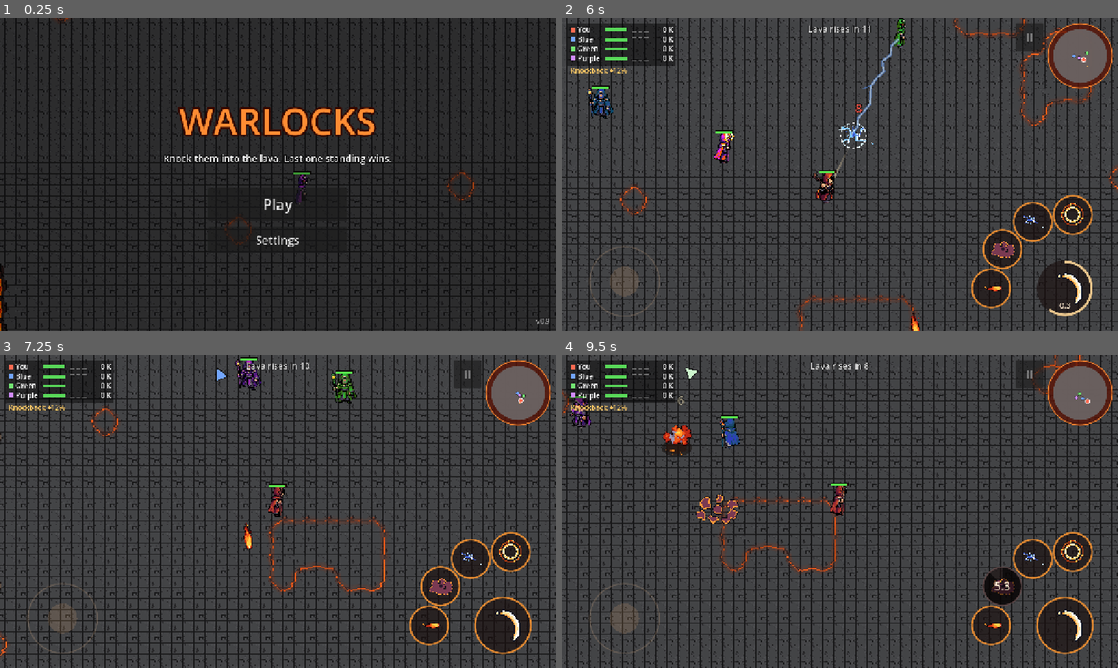
Above: before the commit, frames 1-4 (two rows, left to right).
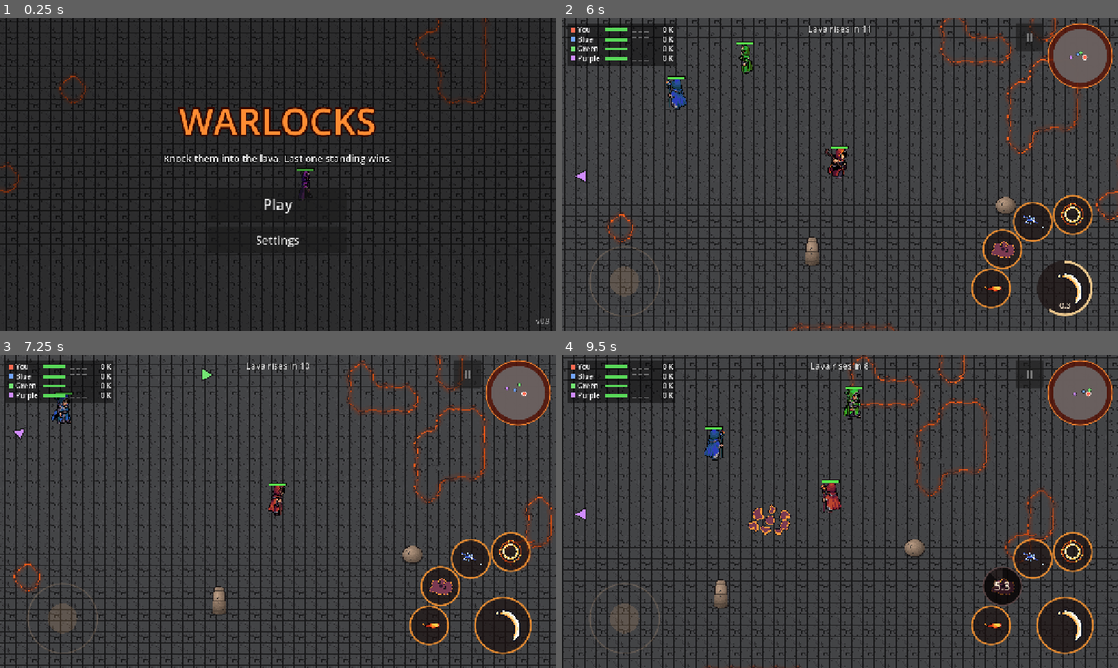
Above: after the commit, the same moments.

Repository: MariosToump/warlocks_on_android
Game: Godot game, scene res://scenes/game.tscn
Same seed, same stepped clock (60 frames per second), same inputs: the game is played once before the commit and once after it.
Inputs (mouse positions are in pixels of both pictures, inside the frame that each line leads up to):
- Up to frame 1 (0.25 s): no input
- Up to frame 2 (6 s): click "Play" at 0.5 s; tap Enter at 1.25 s; move the mouse to (962, 158) at 1.27 s; hold D (move_right) 1.28-2 s; hold A (attack) 1.28-2 s; click (962, 158) at 1.42 s; click "II" at 2 s; click "Restart match" at 2.75 s; tap Space at 3.5 s; drag from (728, 190) to (812, 237) at 3.52 s; move the mouse to (895, 105) at 4.27 s; hold D (move_right) 4.28-5 s; hold A (attack) 4.28-5 s; tap Down (cam_down) at 4.35 s; drag from (812, 237) to (673, 127) at 5.02 s; move the mouse to (1006, 221) at 5.77 s; hold S (move_down) from 5.78 s (still down); hold A (attack) from 5.78 s (still down); tap Right (cam_right) at 5.85 s
- Up to frame 3 (7.25 s): release S (move_down) at 6.5 s; release A (attack) at 6.5 s; drag from (111, 464) to (194, 433) at 6.52 s
- Up to frame 4 (9.5 s): move the mouse to (867, 511) at 7.27 s; hold S (move_down) 7.28-8 s; hold A (attack) 7.28-8 s; click (867, 511) at 7.42 s; drag from (756, 433) to (728, 527) at 8.02 s; move the mouse to (962, 495) at 8.77 s; hold W (move_up) from 8.78 s (still down); hold A (attack) from 8.78 s (still down); tap Down (cam_down) at 8.85 s

The runs differ from the first frame. In frame 1, 22% of the frame differs, in the area x 0-100%, y 0-100%; in frame 2, 34%; in frame 3, 14%; in frame 4, 36%.

Commit message:
AI tuning from sims: Brawler waits outside lightning range, commits to the charge, gets impatient; softer aggressive mood; playtest mood stats
Co-Authored-By: Claude Opus 5.5 <noreply@anthropic.com>

Diff:
--- a/ai/personalities/brawler.tres
+++ b/ai/personalities/brawler.tres
@@ -7,8 +7,8 @@
 personality_name = "Brawler"
 preferred_distance = 50.0
 retreat_bias = 0.1
-weights = {"homing": 0.8, "blink_in": 1.4, "dodge": 1.4, "fireball": 0.5, "lightning": 1.4, "recover": 1.0, "reposition": 1.25, "shield": 1.1, "staff": 1.6}
-mood_odds = {"aggressive": 0.6, "cautious": 0.15, "opportunist": 0.25}
+weights = {"homing": 0.8, "blink_in": 1.4, "dodge": 1.4, "fireball": 0.8, "lightning": 1.4, "recover": 1.0, "reposition": 1.25, "shield": 1.1, "staff": 1.6}
+mood_odds = {"aggressive": 0.45, "cautious": 0.15, "opportunist": 0.4}
 risk_appetite = 1.0
 zigzag = true
 patient_charge = true
--- a/scripts/ai/ai_controller.gd
+++ b/scripts/ai/ai_controller.gd
@@ -47,12 +47,20 @@
 const OPPORTUNITY_TARGETING := 220.0
 ## Blink in from this far when the target is wide open (normally 220).
 const RISKY_BLINK := 300.0
-## Patient charge (Brawler): hold this far off until the target is this open,
-## or was seen throwing an attack spell this recently.
-const PATIENT_HOLD := 130.0
+## Patient charge (Brawler): wait just outside lightning range (ours, +this
+## margin) until the target is this open, threw a spell this recently, or used
+## its lightning recently enough that it's probably still recharging.
+const PATIENT_MARGIN := 20.0
 const PATIENT_OPENING := 0.4
 const PATIENT_SEEN := 1.2
-const ATTACK_SLOTS := ["Q", "E", "D"]
+const ATTACK_SLOTS := ["Q", "D"]
+## Patient charge: after waiting this long (rolled) with no opening he goes in
+## anyway, for CHARGE_TIME s; while charging, closing in counts this much more
+## than poking from range (commit to it).
+const PATIENCE_MIN := 3.0
+const PATIENCE_MAX := 5.0
+const CHARGE_TIME := 3.0
+const CHARGE_COMMIT := 1.6
 ## Zig-zag (Brawler): steps this long, this far to the side.
 const ZIG_STEP := 80.0
 const ZIG_SIDE := 40.0
@@ -81,6 +89,12 @@
 ## Zig-zag side (+1 / -1) and time until it flips.
 var _zig := 1.0
 var _zig_left := 0.0
+## Patient charge: time spent waiting for an opening, how long it will wait,
+## and when an impatient charge ends.
+var _waited := 0.0
+var _patience := randf_range(PATIENCE_MIN, PATIENCE_MAX)
+var _charge_until := -1.0
+var _last_think := 0.0
 ## Per projectile (instance id): [tries to dodge, would shield] rolled once.
 var _rolls := {}
 ## Per enemy (instance id) mid-cast: shield against this cast? Rolled once.
@@ -125,6 +139,9 @@
 	_think_left = randf() * profile.think_interval
 	memory.clear()
 	_watch_everyone()
+	_waited = 0.0
+	_charge_until = -1.0
+	_patience = randf_range(PATIENCE_MIN, PATIENCE_MAX)
 	_start_mood(AIMood.roll(personality.mood_odds))
 
 
@@ -145,19 +162,42 @@
 func preferred_distance() -> float:
 	var d := personality.preferred_distance
 	if personality.patient_charge and target and not _opening_to_charge():
-		d = maxf(d, PATIENT_HOLD)
+		d = maxf(d, _patient_hold())
 	d *= mood.distance_mult
 	return maxf(d, WATCH_DISTANCE) if watching() else d
 
 
-## Patient charge: is the target open, or did it just throw a spell?
+## Patient charge: wait just out of lightning reach (judged by our own).
+func _patient_hold() -> float:
+	var bolt := wizard.get_spell("E") as LightningSpell
+	return (bolt.max_range if bolt else 230.0) + PATIENT_MARGIN
+
+
+## Patient charge: is the target open, did it just throw a spell, or is its
+## lightning (the thing that punishes a charge) probably recharging?
 func _opening_to_charge() -> bool:
-	if opportunity(target) >= PATIENT_OPENING:
+	if _now < _charge_until:
+		return true # impatient: going in anyway
+	if opportunity(target) >= PATIENT_OPENING or _probably_down(target, "E"):
 		return true
 	for slot in ATTACK_SLOTS:
 		if memory.seen(target, slot) < PATIENT_SEEN:
 			return true
 	return false
+
+
+## Patient charge: count the wait; when patience runs out, charge anyway.
+func _update_patience(dt: float) -> void:
+	if not personality.patient_charge or target == null or _now < _charge_until:
+		return
+	if _opening_to_charge():
+		_waited = 0.0
+		return
+	_waited += dt
+	if _waited >= _patience:
+		_charge_until = _now + CHARGE_TIME
+		_waited = 0.0
+		_patience = randf_range(PATIENCE_MIN, PATIENCE_MAX)
 
 
 func _watch_everyone() -> void:
@@ -245,6 +285,8 @@
 
 func _think() -> void:
 	target = _pick_target()
+	_update_patience(_now - _last_think)
+	_last_think = _now
 	if watching() and (wizard.last_hit_at != _watch_hit_mark 			or (target and opportunity(target) >= WATCH_BREAK_OPPORTUNITY)):
 		_watch_until = _now # hit, or someone left wide open: join in
 	_danger = _danger_projectile()
@@ -262,6 +304,8 @@
 			s *= mood.attack_mult * go_for_it * (WATCH_ATTACK if watching() else 1.0)
 		elif action in DEFENCES:
 			s *= mood.defend_mult
+		elif action == "reposition" and personality.patient_charge and target 				and _opening_to_charge() and _target_distance() > preferred_distance() + 60.0:
+			s *= CHARGE_COMMIT
 		if action == current_action:
 			s += KEEP_ACTION_BONUS
 		scores[action] = s
--- a/scripts/ai/ai_mood.gd
+++ b/scripts/ai/ai_mood.gd
@@ -8,7 +8,7 @@
 ## name: [attack, defend, distance, risk, watch_min, watch_max]
 const TABLE := {
 	"neutral": [1.0, 1.0, 1.0, 1.0, 0.0, 0.0],
-	"aggressive": [1.2, 1.0, 0.8, 1.3, 0.0, 0.0],
+	"aggressive": [1.1, 1.0, 0.9, 1.15, 0.0, 0.0], # v0.10 sims: 1.2/0.8/1.3 lost far too often
 	"cautious": [0.85, 1.15, 1.25, 0.6, 2.0, 4.0],
 	"opportunist": [1.0, 1.0, 1.15, 1.5, 3.0, 5.0],
 }
--- a/tools/playtest.gd
+++ b/tools/playtest.gd
@@ -19,6 +19,10 @@
 var _m := {} ## this match's numbers
 var _all: Array[Dictionary] = []
 var _done := false
+## v0.10 moods: rounds played / won in each mood, and each bot's mood rolls.
+var _mood_rounds := {}
+var _mood_wins := {}
+var _bot_moods := {}
 
 
 func _init() -> void:
@@ -87,6 +91,18 @@
 func _on_round_started(_n: int) -> void:
 	_round_start = t
 	_player_died_at = -1.0
+	for w: Wizard in game.all_wizards:
+		var m := _mood(w)
+		_mood_rounds[m] = _mood_rounds.get(m, 0) + 1
+		var who := _name(w)
+		if not _bot_moods.has(who):
+			_bot_moods[who] = {}
+		_bot_moods[who][m] = _bot_moods[who].get(m, 0) + 1
+
+
+func _mood(w: Wizard) -> String:
+	var ai := w.get_node_or_null("AIController") as AIController
+	return ai.mood.name if ai else "?"
 
 
 func _on_died(w: Wizard) -> void:
@@ -108,6 +124,10 @@
 		_m.player_dead += t - _player_died_at
 	if winner:
 		_m.wins[_name(winner)] += 1
+		var m := _mood(winner)
+		_mood_wins[m] = _mood_wins.get(m, 0) + 1
+		var key := _name(winner) + ":" + m # per wizard too (mood odds differ per bot)
+		_mood_wins[key] = _mood_wins.get(key, 0) + 1
 
 
 func _on_shop_opened() -> void:
@@ -182,6 +202,16 @@
 		share[k] = "%d%%" % _pct(wins[k], wtotal)
 	print("deaths per wizard %s, kills %s" % [died, killed])
 	print("round wins share %s (target: nobody > 40%%)" % share)
+	var mood_rate := {}
+	for m in _mood_rounds:
+		mood_rate[m] = "%d%%" % _pct(_mood_wins.get(m, 0), _mood_rounds[m])
+	print("win rate per mood %s (rounds per mood %s)" % [mood_rate, _mood_rounds])
+	print("moods per wizard %s" % _bot_moods)
+	for who in _bot_moods:
+		var rates := []
+		for m in _bot_moods[who]:
+			rates.append("%s %d%% of %d" % [m, _pct(_mood_wins.get(who + ":" + m, 0), _bot_moods[who][m]), _bot_moods[who][m]])
+		print("  %s win rate by mood: %s" % [who, ", ".join(rates)])
 	quit()
 
 
--- a/tools/test_ai.gd
+++ b/tools/test_ai.gd
@@ -107,6 +107,7 @@
 		t += 1.0 / 60.0
 		d = minf(d, blue.global_position.distance_to(green.global_position))
 	_check(d < 150.0, "brawler closes on an open target from 400 px to < 150 px in 3 s (closest %.0f)" % d)
+	_restore(green)
 	_remove_bot(ai)
 
 
@@ -239,35 +240,39 @@
 	await _open_up(green, c + Vector2(200, 0))
 	var t := await _time_to_use(blue, "A", 4.0)
 	_check(t >= 0.0, "brawler walks up to an open target and swings within 4 s (%.1f s)" % t)
-	_remove_bot(ai)
-
-
-## Mean distance to a passive target over 6 s.
-func _mean_distance(pers: String) -> float:
+	_restore(green)
+	_remove_bot(ai)
+
+
+## Closest a bot gets to a passive target in 12 s (v0.10: the Brawler waits
+## a few seconds for an opening, then charges, so an average mostly measured
+## the waiting and his lightning shoving the dummy away).
+func _closest_distance(pers: String) -> float:
 	_park_all()
 	var ai := _make_bot(blue, pers, "normal")
 	_place(blue, c)
 	_place(green, c + Vector2(250, 0))
 	green.lava_dps = 0.0
-	var sum := 0.0
-	var n := 0
+	green.knockback_taken_multiplier = 0.0 # measure where he walks, not how far his hits shove the dummy
+	var best := INF
 	var t := 0.0
-	while t < 6.0:
+	while t < 12.0:
 		await _frames(1)
 		t += 1.0 / 60.0
 		green.health = 100.0 # keep it alive and in place-ish
-		sum += blue.global_position.distance_to(green.global_position)
-		n += 1
+		best = minf(best, blue.global_position.distance_to(green.global_position))
 	green.lava_dps = 20.0
-	_remove_bot(ai)
-	return sum / n
+	green.knockback_taken_multiplier = 1.0
+	_remove_bot(ai)
+	return best
 
 
 func _test_personalities_keep_different_distances() -> void:
 	print("personalities")
-	var brawler := await _mean_distance("brawler")
-	var caster := await _mean_distance("caster")
-	_check(brawler + 50.0 < caster, "brawler fights closer than caster (%.0f vs %.0f px)" % [brawler, caster])
+	var brawler := await _closest_distance("brawler")
+	var caster := await _closest_distance("caster")
+	_check(brawler < 90.0, "brawler goes into melee range (closest %.0f px)" % brawler)
+	_check(caster > 130.0, "caster never does (closest %.0f px)" % caster)
 
 
 func _test_dead_target() -> void:
@@ -535,6 +540,11 @@
 	await _frames(20)
 	w.global_position = at
 	w.health = 30.0
+	w.knockback_taken_multiplier = 0.0 # positioning tests: hits don't shove it away
+
+
+func _restore(w: Wizard) -> void:
+	w.knockback_taken_multiplier = 1.0
 
 ## "survivor" = a bot that only dodges, shields and recovers, and otherwise
 ## stands still (so survival tests can't pass by accident).
--- a/tools/test_ai_human.gd
+++ b/tools/test_ai_human.gd
@@ -66,6 +66,7 @@
 	await _test_brawler_dodges()
 	await _test_brawler_zigzags()
 	await _test_brawler_waits_for_opening()
+	await _test_brawler_gets_impatient()
 	await _test_trickster_third_party()
 
 	print("TEST %s (%d failures)" % ["PASSED" if failures == 0 else "FAILED", failures])
@@ -403,10 +404,43 @@
 	await _frames(2)
 	ai.target = green
 	var hold := ai.preferred_distance()
-	_check(absf(hold - 130.0) < 1.0, "healthy enemy, nothing seen: holds at ~130 (%.0f)" % hold)
+	var zap: float = (green.get_spell("E") as LightningSpell).max_range
+	_check(hold > zap, "healthy enemy, nothing seen: waits outside lightning range (%.0f > %.0f)" % [hold, zap])
 	await _cast_and_wait(green, "Q", c + Vector2(300, -300))
 	var go := ai.preferred_distance()
-	_check(go < 60.0, "enemy just threw a spell: charges in (%.0f)" % go)
+	_check(go < 60.0, "enemy just threw a fireball: charges in (%.0f)" % go)
+	ai._now += 2.0
+	_check(ai.preferred_distance() > zap, "a while later: back to waiting")
+	await _cast_and_wait(green, "E", c + Vector2(300, -300))
+	ai._now += 3.0
+	_check(ai.preferred_distance() < 60.0, "lightning used 3 s ago (still recharging): charges in")
+	ai._now += 2.0
+	_check(ai.preferred_distance() > zap, "lightning probably back: waits again")
+	_remove_bot(ai)
+
+
+## Waiting forever on a target that never attacks isn't human: after a few
+## seconds without an opening he goes in anyway.
+func _test_brawler_gets_impatient() -> void:
+	print("brawler gets impatient")
+	_park_all()
+	var ai := _make_bot(blue, "brawler", "normal")
+	for s in ["Q", "E", "W", "D"]: # waiting / walking only
+		if blue.get_spell(s):
+			(blue.get_spell(s) as Spell).cooldown_left = 999.0
+	_place(blue, c)
+	_place(green, c + Vector2(300, 0))
+	await _frames(30)
+	_check(ai.preferred_distance() > 200.0, "waits at first (%.0f)" % ai.preferred_distance())
+	var charged := false
+	for i in 6 * 60:
+		await _frames(1)
+		green.health = 100.0
+		charged = charged or ai.preferred_distance() < 60.0
+	_check(charged, "charges in anyway within 6 s")
+	for s in ["Q", "E", "W", "D"]:
+		if blue.get_spell(s):
+			(blue.get_spell(s) as Spell).cooldown_left = 0.0
 	_remove_bot(ai)
 
 
Not shown, changed: docs/superpowers/specs/2026-11-26-smarter-bots-design.md
